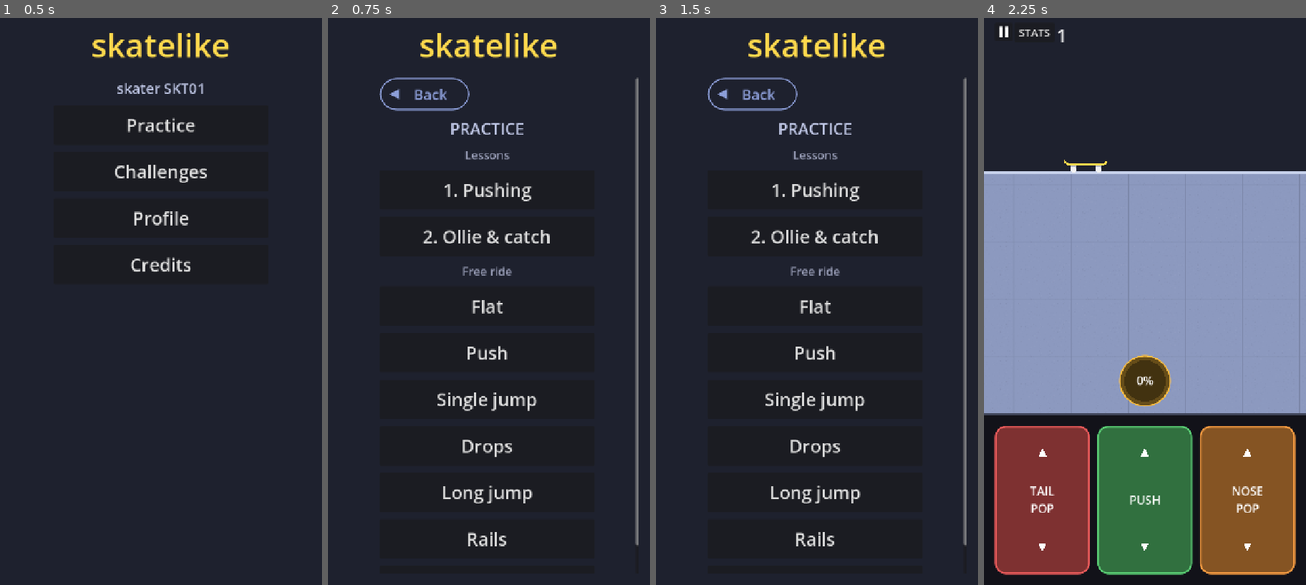
Above: before the commit, frames 1-4 (left to right).
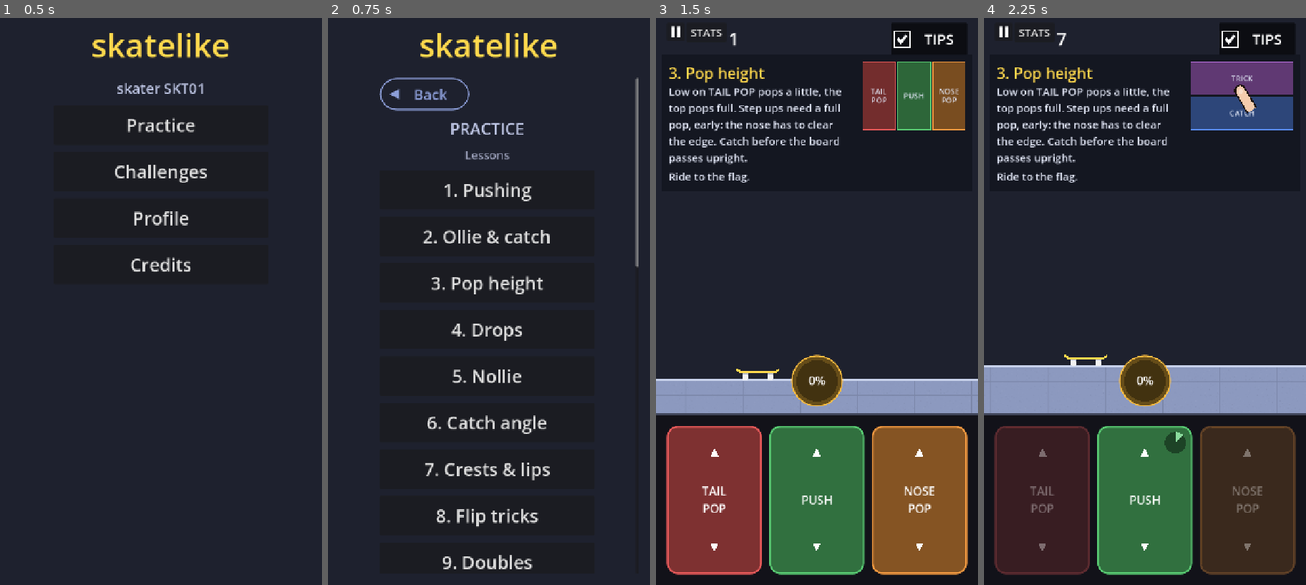
Above: after the commit, the same moments.

Repository: davidhernandeze/skatelike
Game: Godot game, scene res://scenes/menu.tscn
Two runs of this game, one before a commit and one after it. Both use one fixed random seed, a clock stepped at 60 frames per second and the inputs below.
Inputs (mouse positions are in pixels of both pictures, inside the frame that each line leads up to):
- Up to frame 1 (0.5 s): no input
- Up to frame 2 (0.75 s): click "Practice" at 0.5 s
- Up to frame 3 (1.5 s): click (813, 284) at 1.25 s, where only the run after the commit has a clickable "3. Pop height"
- Up to frame 4 (2.25 s): click (1141, 443) at 2 s, where only the run before the commit has a clickable "Drops"

Frame 1 is identical in both runs. In frame 2, 4.3% of the frame differs, in the area x 30-97%, y 43-98%; in frame 3, 41%; in frame 4, 57%, in the area x 0-100%, y 1-99%.

Commit message:
Lessons 3-18, smaller callouts, Downhill cruise
- Lessons 3 to 18: pop height, drops, nollie, catch angle, crests and lips,
  flip tricks, doubles, late tricks, combo tricks, manuals, manual pops,
  rails, ledges, double grinds, lines and flow, vert. Each has its text, a
  looping demo and a goal; all were cleared by bots with the goal met.
- Goals: trick matches can be "contains" or "starts", a goal can word itself,
  and {line = n} asks for a line of n tricks.
- While a lesson's panel shows, the camera keeps the ground and the board
  below it, and the line label follows the panel.
- Trick callouts are smaller.
- Free ride: Downhill cruise, a 0.7° downhill a minute long where speed
  holds, to manual the whole way.

Co-Authored-By: Claude Opus 5.5 <noreply@anthropic.com>
Claude-Session: https://claude.ai/code/session_01RyYvQJH2T8hEfpxQUNibCm

Diff:
--- a/scripts/callouts.gd
+++ b/scripts/callouts.gd
@@ -5,8 +5,8 @@
 
 @export var font: Font = preload("res://assets/fonts/Graffiti.ttf")
 ## Manuals, grinds and slams; pop tricks use pop_font_size.
-@export var font_size := 46
-@export var pop_font_size := 38
+@export var font_size := 34
+@export var pop_font_size := 28
 @export var trick_color := Color(1.0, 0.85, 0.3)
 @export var balance_color := Color(0.4, 0.9, 1.0)
 @export var slam_color := Color(1.0, 0.35, 0.3)
@@ -37,7 +37,7 @@
 	end_sustained()
 	_items.append({
 		text = "slam!", color = slam_color, age = 0.0, life = burst_time * 1.3,
-		tilt = randf_range(-0.2, 0.2), size = font_size + 14, sustained = false, y = 0.0,
+		tilt = randf_range(-0.2, 0.2), size = font_size + 10, sustained = false, y = 0.0,
 		at = _runner.view_position() + Vector2(0.0, -lift), scrolled = _runner.scrolled(),
 	})
 
--- a/scripts/lesson.gd
+++ b/scripts/lesson.gd
@@ -9,10 +9,12 @@
 ## lesson = {title, text, demo = [step, ...], goal = {...}}:
 ## - demo steps: {pad = action, at = Vector2(-1..1 in the pad), hold = s} taps (or holds)
 ##   a pad; {wait = s} pauses; {layout = &"ground" | &"air" | &"balance"} switches pads.
-## - goal: {speed = km/h} to reach, or {trick = "360 flip", count = n} to land n times
+## - goal: {speed = km/h} to reach; {trick = "360 flip", count = n} to land n times
 ##   (default once): a trick of a line (Runner.line_event) named that, or ending in it
-##   ("nollie 360 flip" counts as a 360 flip; a nollie isn't an ollie). No goal: reaching
-##   the flag clears it.
+##   ("nollie 360 flip" counts as a 360 flip; a nollie isn't an ollie), or with
+##   match = "contains" / "starts" one containing or starting with it; or {line = n}, a
+##   line of n tricks (FlowButton). `text` words it for the panel ("land a late trick").
+##   No goal: reaching the flag clears it.
 
 signal goal_reached
 
@@ -30,6 +32,8 @@
 const MINI_SIZE := Vector2(230.0, 150.0)
 
 var runner: Runner
+## For line goals.
+var flow: FlowButton
 ## Pads of the real control panel, by action: their colors and labels are reused.
 var pads := {}
 
@@ -67,6 +71,10 @@
 
 ## What's missing, for when the flag is reached without it.
 func goal_text() -> String:
+	if _goal.has("text"):
+		return _goal.text
+	if _goal.has("line"):
+		return "land a line of %d tricks" % _goal.line
 	if _goal.has("speed"):
 		return "reach %d km/h" % _goal.speed
 	if _goal.has("trick"):
@@ -98,6 +106,11 @@
 	resized.connect(_place)
 	if runner:
 		runner.line_event.connect(_on_line_event)
+	if flow:
+		flow.line_changed.connect(func(tricks: PackedStringArray, _ended: StringName) -> void:
+			if _goal.has("line") and not _met and tricks.size() >= _goal.line:
+				_reach()
+				_update_goal())
 	_place()
 
 
@@ -141,8 +154,12 @@
 	if not _goal.has("trick") or _met:
 		return
 	var trick := String(_goal.trick)
-	for name in [air, balance]:
-		if name == trick or name.ends_with(" " + trick):
+	var match_by: String = _goal.get("match", "end")
+	for name: String in [air, balance]:
+		if name == "":
+			continue
+		if (match_by == "contains" and name.contains(trick)) or (match_by == "starts" and name.begins_with(trick)) \
+				or (match_by == "end" and (name == trick or name.ends_with(" " + trick))):
 			_landed += 1
 	if _landed >= _goal.get("count", 1):
 		_reach()
--- a/scripts/levels.gd
+++ b/scripts/levels.gd
@@ -69,6 +69,286 @@
 		{width = 900, gap = 160},
 		{width = 1000, gap = 200},
 	]},
+	{id = "lesson_pop", name = "Pop height", start_y = 0.82, checkpoints = false, lesson = {
+		title = "3. Pop height",
+		text = "Low on TAIL POP pops a little, the top pops full. Step ups need a full pop, early: the nose has to clear the edge. Catch before the board passes upright.",
+		demo = [
+			{layout = &"ground"}, {wait = 0.4}, {pad = &"tail_pop", at = Vector2(0.0, 0.6), hold = 0.12},
+			{layout = &"air"}, {wait = 0.15}, {pad = &"lock_tilt", at = Vector2(0.0, 0.1), hold = 0.12},
+			{layout = &"ground"}, {wait = 0.9}, {pad = &"tail_pop", at = Vector2(0.0, -0.8), hold = 0.12},
+			{layout = &"air"}, {wait = 0.3}, {pad = &"lock_tilt", at = Vector2(0.0, 0.1), hold = 0.12},
+			{layout = &"ground"}, {wait = 1.6},
+		],
+	}, segments = [
+		Vector2(900, 0),
+		# Step ups, higher and higher: the last ones need a full pop.
+		{width = 700, step = -40},
+		{width = 700, step = -80},
+		{width = 800, step = -110},
+		{width = 800, step = -130},
+		Vector2(500, 0),
+	]},
+	{id = "lesson_drops", name = "Drops", start_y = 0.35, checkpoints = false, lesson = {
+		title = "4. Drops",
+		text = "Rolling off a ledge tips the nose down: catch it before you land. Pop off the edge instead for more air. Don't push right at an edge.",
+		demo = [
+			{layout = &"ground"}, {wait = 0.8}, {layout = &"air"}, {wait = 0.3},
+			{pad = &"lock_tilt", at = Vector2(0.0, 0.1), hold = 0.12}, {wait = 0.6},
+			{layout = &"ground"}, {wait = 1.4},
+		],
+	}, segments = [
+		Vector2(900, 100),  # Drops, deeper and deeper.
+		Vector2(700, 160),
+		Vector2(800, 220),
+		Vector2(600, 0),
+	]},
+	{id = "lesson_nollie", name = "Nollie", start_y = 0.75, checkpoints = false, lesson = {
+		title = "5. Nollie",
+		text = "NOSE POP pops off the front: a nollie. The board turns nose down until you catch it, so catch it early.",
+		demo = [
+			{layout = &"ground"}, {wait = 0.4}, {pad = &"nose_pop", at = Vector2(0.0, -0.7), hold = 0.12},
+			{layout = &"air"}, {wait = 0.25}, {pad = &"lock_tilt", at = Vector2(0.0, 0.1), hold = 0.12},
+			{wait = 0.6}, {layout = &"ground"}, {wait = 1.6},
+		],
+		goal = {trick = "nollie", count = 3},
+	}, segments = [
+		Vector2(1400, 0),
+		{width = 900, gap = 120},
+		{width = 900, gap = 160},
+		{width = 1000, gap = 200},
+	]},
+	{id = "lesson_angle", name = "Catch angle", start_y = 0.4, checkpoints = false, lesson = {
+		title = "6. Catch angle",
+		text = "Where you tap CATCH tilts the board: left lifts the nose, right drops it. Landing on a downhill? Catch on the right to match it.",
+		demo = [
+			{layout = &"ground"}, {wait = 0.4}, {pad = &"tail_pop", at = Vector2(0.0, -0.7), hold = 0.12},
+			{layout = &"air"}, {wait = 0.3}, {pad = &"lock_tilt", at = Vector2(0.75, 0.1), hold = 0.12},
+			{wait = 0.6}, {layout = &"ground"}, {wait = 1.6},
+		],
+	}, segments = [
+		Vector2(900, 0),
+		# Gaps onto steep landing ramps (about 23°, under the 25° the board can ride off
+		# onto flat): a level catch slams.
+		{width = 600, gap = 200, step = 60, rise = 250},
+		Vector2(300, 0),
+		Vector3(700, 0, -150),  # Uphill: bleeds off the speed from the ramp.
+		{width = 900, gap = 200, step = 40, rise = 380},
+		Vector2(700, 0),
+	]},
+	{id = "lesson_crests", name = "Crests & lips", start_y = 0.78, checkpoints = false, lesson = {
+		title = "7. Crests & lips",
+		text = "Ramps throw you on with your speed: small hops land by themselves. At a kicker, pop right at the lip to fly further. Push for speed first.",
+		demo = [
+			{layout = &"ground"}, {pad = &"push", at = Vector2(0.0, -0.7), hold = 0.12}, {wait = 0.1},
+			{pad = &"push", at = Vector2(0.0, -0.7), hold = 0.12}, {wait = 0.8},
+			{pad = &"tail_pop", at = Vector2(0.0, -0.8), hold = 0.12},
+			{layout = &"air"}, {wait = 0.3}, {pad = &"lock_tilt", at = Vector2(0.0, 0.1), hold = 0.12},
+			{wait = 0.6}, {layout = &"ground"}, {wait = 1.4},
+		],
+	}, segments = [
+		Vector2(1400, 0),
+		Vector3(400, 0, -120),  # A ramp onto flat: crest it fast for a hop.
+		Vector2(1000, 0),
+		Vector3(260, 0, -90),  # A kicker over a gap: pop at its lip.
+		{width = 800, gap = 340, step = 60},
+		Vector2(500, 0),
+	]},
+	{id = "lesson_flip", name = "Flip tricks", start_y = 0.3, max_fall = 900, checkpoints = false, lesson = {
+		title = "8. Flip tricks",
+		text = "After a pop, tap TRICK: the column on your pop's side does shuvits, the other flips. The board spins until you CATCH it. Big drops give time.",
+		demo = [
+			{layout = &"ground"}, {wait = 0.3}, {pad = &"tail_pop", at = Vector2(0.0, -0.8), hold = 0.12},
+			{layout = &"air"}, {wait = 0.2}, {pad = &"trick", at = Vector2(0.55, 0.5), hold = 0.12},
+			{wait = 0.3}, {pad = &"lock_tilt", at = Vector2(0.0, 0.1), hold = 0.12},
+			{wait = 0.6}, {layout = &"ground"}, {wait = 1.4},
+		],
+		goal = {trick = "kickflip"},
+	}, segments = [
+		Vector2(800, 580),  # Screen-high drops, with pop steps back up between them.
+		Vector2(400, -110), Vector2(400, -110), Vector2(400, -110), Vector2(400, -110), Vector2(400, -110),
+		Vector2(800, 550),
+	]},
+	{id = "lesson_doubles", name = "Doubles", start_y = 0.3, max_fall = 900, checkpoints = false, lesson = {
+		title = "9. Doubles",
+		text = "The catch counts the turns: wait for two full flips before you CATCH for a double kickflip. Leave time to land.",
+		demo = [
+			{layout = &"ground"}, {wait = 0.3}, {pad = &"tail_pop", at = Vector2(0.0, -0.8), hold = 0.12},
+			{layout = &"air"}, {wait = 0.2}, {pad = &"trick", at = Vector2(0.55, 0.5), hold = 0.12},
+			{wait = 0.8}, {pad = &"lock_tilt", at = Vector2(0.0, 0.1), hold = 0.12},
+			{wait = 0.5}, {layout = &"ground"}, {wait = 1.4},
+		],
+		goal = {trick = "double kickflip"},
+	}, segments = [
+		Vector2(800, 580),
+		Vector2(400, -110), Vector2(400, -110), Vector2(400, -110), Vector2(400, -110), Vector2(400, -110),
+		Vector2(800, 550),
+	]},
+	{id = "lesson_late", name = "Late tricks", start_y = 0.3, max_fall = 900, checkpoints = false, lesson = {
+		title = "10. Late tricks",
+		text = "Catch first, then tap TRICK, then CATCH again: a late trick, worth more.",
+		demo = [
+			{layout = &"ground"}, {wait = 0.3}, {pad = &"tail_pop", at = Vector2(0.0, -0.8), hold = 0.12},
+			{layout = &"air"}, {wait = 0.25}, {pad = &"lock_tilt", at = Vector2(0.0, 0.1), hold = 0.12},
+			{wait = 0.2}, {pad = &"trick", at = Vector2(0.55, 0.5), hold = 0.12},
+			{wait = 0.3}, {pad = &"lock_tilt", at = Vector2(0.0, 0.1), hold = 0.12},
+			{wait = 0.5}, {layout = &"ground"}, {wait = 1.4},
+		],
+		goal = {trick = "late", match = "starts", text = "land a late trick"},
+	}, segments = [
+		Vector2(800, 580),
+		Vector2(400, -110), Vector2(400, -110), Vector2(400, -110), Vector2(400, -110), Vector2(400, -110),
+		Vector2(800, 550),
+	]},
+	{id = "lesson_combo", name = "Combo tricks", start_y = 0.3, max_fall = 900, checkpoints = false, lesson = {
+		title = "11. Combo tricks",
+		text = "Tricks tapped quickly join into one: two shuvits and a kickflip make a 360 flip. Then catch it.",
+		demo = [
+			{layout = &"ground"}, {wait = 0.3}, {pad = &"tail_pop", at = Vector2(0.0, -0.8), hold = 0.12},
+			{layout = &"air"}, {wait = 0.15}, {pad = &"trick", at = Vector2(-0.55, 0.5), hold = 0.08},
+			{pad = &"trick", at = Vector2(-0.55, 0.5), hold = 0.08}, {pad = &"trick", at = Vector2(0.55, 0.5), hold = 0.08},
+			{wait = 0.3}, {pad = &"lock_tilt", at = Vector2(0.0, 0.1), hold = 0.12},
+			{wait = 0.5}, {layout = &"ground"}, {wait = 1.4},
+		],
+		goal = {trick = "360 flip"},
+	}, segments = [
+		Vector2(800, 580),
+		Vector2(400, -110), Vector2(400, -110), Vector2(400, -110), Vector2(400, -110), Vector2(400, -110),
+		Vector2(800, 550),
+	]},
+	{id = "lesson_manual", name = "Manuals", start_y = 0.55, checkpoints = false, lesson = {
+		title = "12. Manuals",
+		text = "Catch, then HOLD CATCH on a side as you land: left for a manual, right for a nose manual. Slide that finger to keep the needle up; lift it to finish.",
+		demo = [
+			{layout = &"ground"}, {wait = 0.3}, {pad = &"tail_pop", at = Vector2(0.0, -0.7), hold = 0.12},
+			{layout = &"air"}, {wait = 0.2}, {pad = &"lock_tilt", at = Vector2(-0.6, 0.1), hold = 0.5},
+			{layout = &"balance"}, {pad = &"balance", at = Vector2(-0.3, 0.0), hold = 0.4},
+			{pad = &"balance", at = Vector2(0.3, 0.0), hold = 0.4}, {pad = &"balance", at = Vector2(0.0, 0.0), hold = 0.4},
+			{layout = &"ground"}, {wait = 1.4},
+		],
+		goal = {trick = "manual"},
+	}, segments = [
+		Vector2(800, 0),
+		{width = 1800, step = 100},  # Drops onto long flats: land a manual and ride it.
+		{width = 1800, step = 100},
+		Vector2(600, 0),
+	]},
+	{id = "lesson_manual_pop", name = "Manual pops", start_y = 0.55, checkpoints = false, lesson = {
+		title = "13. Manual pops",
+		text = "Pop out of a manual: slide the held finger up into POP, or tap POP with another finger (smaller pops). Tricks chained like this make a line.",
+		demo = [
+			{layout = &"balance"}, {pad = &"balance", at = Vector2(-0.2, 0.0), hold = 0.5},
+			{pad = &"balance", at = Vector2(0.2, 0.0), hold = 0.5}, {pad = &"balance_pop", at = Vector2(0.0, 0.0), hold = 0.12},
+			{layout = &"air"}, {wait = 0.25}, {pad = &"lock_tilt", at = Vector2(0.0, 0.1), hold = 0.12},
+			{wait = 0.5}, {layout = &"ground"}, {wait = 1.4},
+		],
+		goal = {line = 3},
+	}, segments = [
+		Vector2(800, 0),
+		{width = 2000, step = 100},  # Manual, then pop out (and up the small step).
+		{width = 900, step = -40},
+		{width = 1800, step = 100},
+		Vector2(600, 0),
+	]},
+	{id = "lesson_rails", name = "Rails", start_y = 0.5, checkpoints = false, lesson = {
+		title = "14. Rails",
+		text = "Ollie over a rail and HOLD CATCH coming down onto it: level is a 50-50, tail down a 5-0, nose down a nosegrind. Balance; pop out or ride off the end.",
+		demo = [
+			{layout = &"ground"}, {wait = 0.3}, {pad = &"tail_pop", at = Vector2(0.0, -0.8), hold = 0.12},
+			{layout = &"air"}, {wait = 0.2}, {pad = &"lock_tilt", at = Vector2(0.0, 0.1), hold = 0.5},
+			{layout = &"balance"}, {pad = &"balance", at = Vector2(-0.2, 0.0), hold = 0.4},
+			{pad = &"balance", at = Vector2(0.2, 0.0), hold = 0.4},
+			{layout = &"ground"}, {wait = 1.4},
+		],
+		goal = {trick = "grind", count = 2},
+	}, segments = [
+		{width = 2000, rail = Vector3(300, 1400, 70)},
+		Vector2(500, 0),
+		{width = 2400, rise = 2400 * tan(deg_to_rad(8.0)), rail = Vector3(300, 1800, 70)},
+		Vector2(500, 0),
+	]},
+	{id = "lesson_ledges", name = "Ledges", start_y = 0.6, checkpoints = false, lesson = {
+		title = "15. Ledges",
+		text = "Ledges work like rails: hold CATCH on a side onto one for a tailslide or noseslide. Lift to roll on along the top, or slide off the end.",
+		demo = [
+			{layout = &"ground"}, {wait = 0.3}, {pad = &"tail_pop", at = Vector2(0.0, -0.8), hold = 0.12},
+			{layout = &"air"}, {wait = 0.2}, {pad = &"lock_tilt", at = Vector2(-0.6, 0.1), hold = 0.5},
+			{layout = &"balance"}, {pad = &"balance", at = Vector2(-0.2, 0.0), hold = 0.4},
+			{pad = &"balance", at = Vector2(0.2, 0.0), hold = 0.4},
+			{layout = &"ground"}, {wait = 1.4},
+		],
+		goal = {trick = "slide", match = "contains", text = "land a slide"},
+	}, segments = [
+		{width = 1800, platform = [Vector2(300, 60), Vector2(1300, 60)]},
+		Vector2(400, 0),
+		{width = 1800, platform = [Vector2(300, 140), Vector2(1400, 0)]},
+		Vector2(500, 0),
+	]},
+	{id = "lesson_double_grind", name = "Double grinds", start_y = 0.55, checkpoints = false, lesson = {
+		title = "16. Double grinds",
+		text = "Pop off a rail and grab the next one before touching the floor: a double grind. The pop out is small, so the rails are close.",
+		demo = [
+			{layout = &"balance"}, {pad = &"balance", at = Vector2(0.0, 0.0), hold = 0.5},
+			{pad = &"balance_pop", at = Vector2(0.0, 0.0), hold = 0.12},
+			{layout = &"air"}, {wait = 0.2}, {pad = &"lock_tilt", at = Vector2(0.0, 0.1), hold = 0.5},
+			{layout = &"balance"}, {pad = &"balance", at = Vector2(0.0, 0.0), hold = 0.5},
+			{layout = &"ground"}, {wait = 1.4},
+		],
+		goal = {trick = "double", match = "starts", text = "land a double grind"},
+	}, segments = [
+		Vector2(400, 0),
+		{width = 1400, rail = Vector3(300, 1000, 70)},  # Two rails in a row, 150 px apart.
+		{width = 1400, rail = Vector3(50, 1000, 70)},
+		Vector2(500, 0),
+	]},
+	{id = "lesson_lines", name = "Lines & flow", start_y = 0.5, checkpoints = false, lesson = {
+		title = "17. Lines & flow",
+		text = "Chain tricks without putting the wheels down: each one scores x2, x3 more. Tricks fill FLOW: tap it when full for slow motion.",
+		demo = [
+			{layout = &"ground"}, {wait = 0.3}, {pad = &"tail_pop", at = Vector2(0.0, -0.8), hold = 0.12},
+			{layout = &"air"}, {wait = 0.2}, {pad = &"lock_tilt", at = Vector2(0.0, 0.1), hold = 0.5},
+			{layout = &"balance"}, {pad = &"balance", at = Vector2(0.0, 0.0), hold = 0.5},
+			{pad = &"balance_pop", at = Vector2(0.0, 0.0), hold = 0.12},
+			{layout = &"air"}, {wait = 0.25}, {pad = &"lock_tilt", at = Vector2(0.0, 0.1), hold = 0.12},
+			{layout = &"ground"}, {wait = 1.4},
+		],
+		goal = {line = 4},
+	}, segments = [
+		{width = 2000, rail = Vector3(300, 1400, 70)},  # Rail, pop out, manual, pop out...
+		{width = 1800, step = 80},
+		{width = 2000, rail = Vector3(300, 1400, 70)},
+		Vector2(600, 0),
+	]},
+	{id = "lesson_vert", name = "Vert", start_y = 0.43, checkpoints = false, max_fall = 650, lesson = {
+		title = "18. Vert",
+		text = "A nollie keeps turning nose down. Pop just before the edge, wait, and catch late: past upright the board turns back slowly, to meet the wall. Then pop at the kicker's lip.",
+		demo = [
+			{layout = &"ground"}, {wait = 0.3}, {pad = &"nose_pop", at = Vector2(0.0, -0.8), hold = 0.12},
+			{layout = &"air"}, {wait = 1.2}, {pad = &"lock_tilt", at = Vector2(0.0, 0.1), hold = 0.12},
+			{wait = 0.8}, {layout = &"ground"}, {wait = 1.4},
+		],
+	}, segments = [
+		Vector2(300, 0),
+		Vector3(350, 0, -55),
+		{width = 3400 / tan(deg_to_rad(85.0)), rise = 3400, mark = "vert"},
+		Vector3(40, 0, 40 * tan(deg_to_rad(65.0))),
+		Vector3(50, 0, 50 * tan(deg_to_rad(45.0))),
+		Vector3(60, 0, 60 * tan(deg_to_rad(25.0))),
+		Vector3(70, 0, 70 * tan(deg_to_rad(5.0))),
+		Vector2(1000, 0),
+		# Kicker out of the bottom: 40° jumps furthest at the 12 m/s the drop gives (steeper
+		# loses too much speed climbing it). Rolling off it falls short: pop at the lip.
+		Vector3(20, 0, -20 * tan(deg_to_rad(15.0))),
+		Vector3(20, 0, -20 * tan(deg_to_rad(30.0))),
+		{width = 20, rise = -20 * tan(deg_to_rad(40.0)), mark = "kicker"},
+		# Landing: gently downhill to soften the impact, still landable caught level.
+		{width = 900, gap = 1050, rise = 900 * tan(deg_to_rad(14.0))},
+		Vector2(400, 0),
+	]},
+	# A very gentle downhill (0.7°): gravity about makes up for rolling resistance and drag
+	# at riding speed, so you can manual all the way, about a minute.
+	{id = "cruise", name = "Downhill cruise", start_y = 0.6, segments = [
+		Vector3(30000, 0, 30000 * tan(deg_to_rad(0.7))),
+	]},
 	{id = "flat", name = "Flat", start_y = 0.7, segments = [Vector2(8000, 0)]},
 	{id = "push", name = "Push", start_y = 0.7, segments = [
 		Vector3(600, 0, 0),  # flat run-up
--- a/scripts/main.gd
+++ b/scripts/main.gd
@@ -31,6 +31,8 @@
 var lesson: Lesson
 ## The pause screen (see pause()).
 var pause_menu: PauseMenu
+## The line in progress, under the score (or under the lesson panel).
+var _line_label: LineLabel
 ## Flow meter and slow-motion button, just above the control panel.
 var flow: FlowButton
 ## Online ghosts and name tags, on challenges with the online switch on.
@@ -78,12 +80,12 @@
 	flow.tapped.connect(func() -> void: _on_pad_pressed(&"flow", Time.get_ticks_usec(), Vector2.ZERO))
 	runner.line_event.connect(flow.on_line_event)
 	var line_label := LineLabel.new()
+	_line_label = line_label
 	play_area.add_child(line_label)
 	line_label.set_anchors_and_offsets_preset(Control.PRESET_TOP_WIDE)
 	line_label.offset_top = 84.0
 	if level.has("lesson"):
 		_add_lesson(level.lesson)
-		line_label.offset_top = lesson.offset_bottom + 8.0
 	line_label.offset_left = 16.0
 	line_label.offset_right = -16.0
 	flow.line_changed.connect(line_label.show_line)
@@ -138,6 +140,8 @@
 		if ghosts:
 			_send_run(delta)  # Empty batches: the room keeps us while paused.
 		return
+	if lesson:
+		_frame_below_lesson()
 	push_pad.set_pie(runner.push_progress(), runner.queued_pushes())
 	for pad in pop_pads:
 		pad.set_enabled(not runner.is_pushing())
@@ -166,6 +170,7 @@
 func _add_lesson(spec: Dictionary) -> void:
 	lesson = Lesson.new()
 	lesson.runner = runner
+	lesson.flow = flow
 	for pad: Pad in control_panel._pads:
 		lesson.pads[pad.action] = pad
 	play_area.add_child(lesson)
@@ -191,7 +196,24 @@
 		show_tips = on
 		lesson.visible = on
 		tips.icon = Icons.box_texture(40, on))
+	_frame_below_lesson()
 	stats_button.get_parent().add_child(tips)  # Last in the top bar: the right edge.
+
+
+## While the explanation panel shows, the view keeps the ground (with room for a pop) and
+## the board below it, so neither hides behind it. Its height follows the text.
+func _frame_below_lesson() -> void:
+	var defaults: Runner = Runner.new()
+	var band := defaults.camera_band
+	var air_band := defaults.camera_air_band
+	defaults.free()
+	if lesson.visible and play_area.size.y > 0.0:
+		var under := (lesson.offset_bottom + 12.0) / play_area.size.y
+		band.x = maxf(band.x, under + 0.22)
+		air_band.x = maxf(air_band.x, under + 0.04)
+	runner.camera_band = band
+	runner.camera_air_band = air_band
+	_line_label.offset_top = lesson.offset_bottom + 8.0 if lesson.visible else 84.0
 
 
 func _update_layout() -> void:
